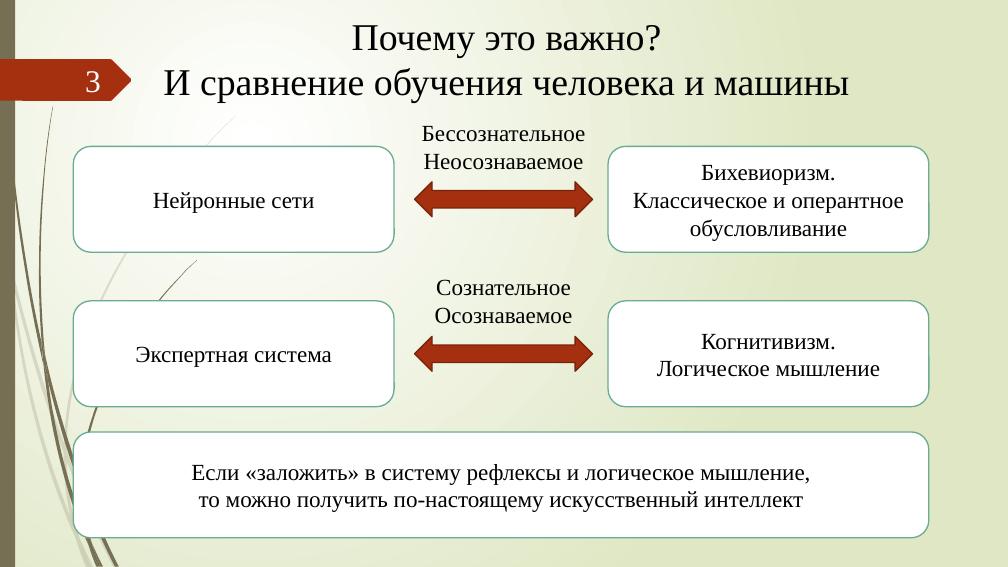
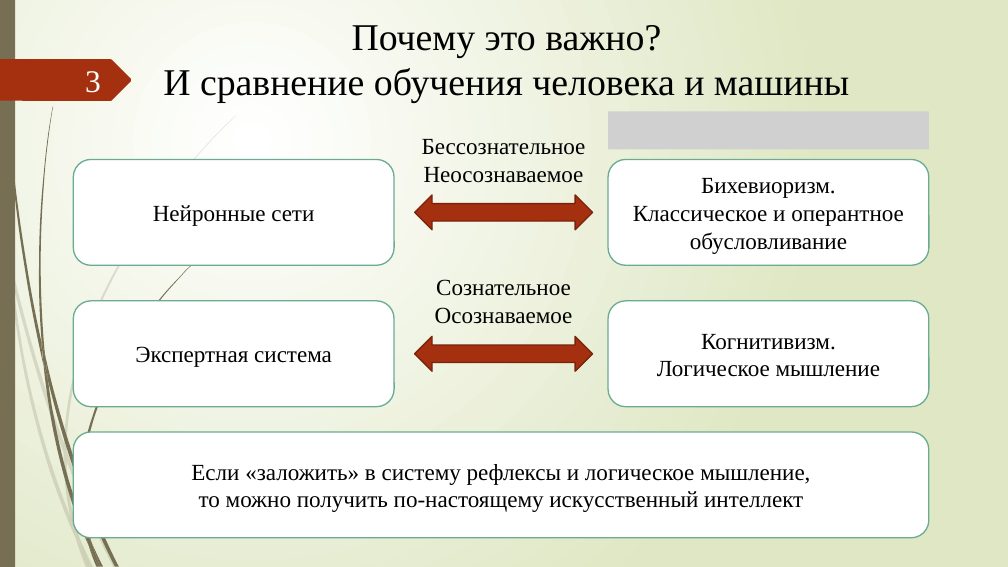
Before and after one commit to xex238/Diploma_2022, a slide deck: slide 3 of docs/Отчёты/ВКР/Новицкий_МПИ-20-4-2_ВКР_Презентация.pptx. Drawn at 1008x567 pixels with LibreOffice and Linux fonts; fonts in the diff are those of the drawing; grey boxes stand for pictures. Boxes give left, top, right and bottom in pixels: in the first picture for what was removed or moved away, otherwise in the second. Text is boxed around its words. In the diff, an @@ line names an element or a change of style, - is before the commit and + after.

```diff
--- a/docs/Отчёты/ВКР/Новицкий_МПИ-20-4-2_ВКР_Презентация.pptx
+++ b/docs/Отчёты/ВКР/Новицкий_МПИ-20-4-2_ВКР_Презентация.pptx
@@ picture added at [608, 111, 929, 149] @@
@@ 2 rounded rectangles, 1 text, 1 left right arrow: place and size @@
-2 rounded rectangles, 1 text, 1 left right arrow at [73, 126, 929, 253]
+2 rounded rectangles, 1 text, 1 left right arrow at [73, 139, 929, 265]
```
Also in this commit, not shown: 1 other slide changed, 5 other files.
